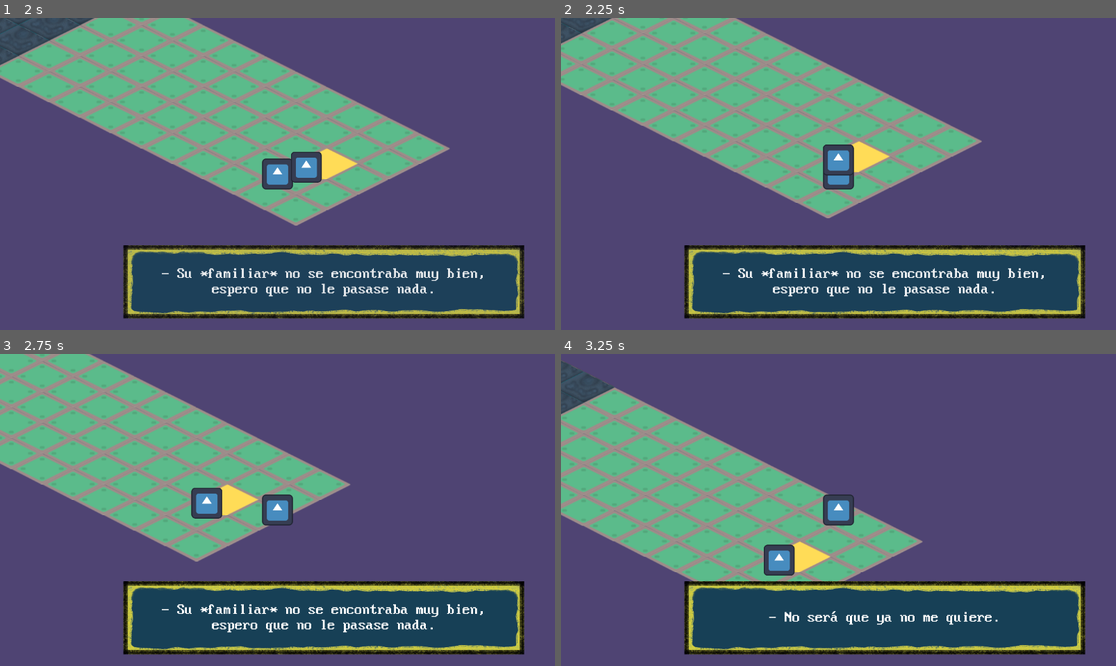
Above: before the commit, frames 1-4 (two rows, left to right).
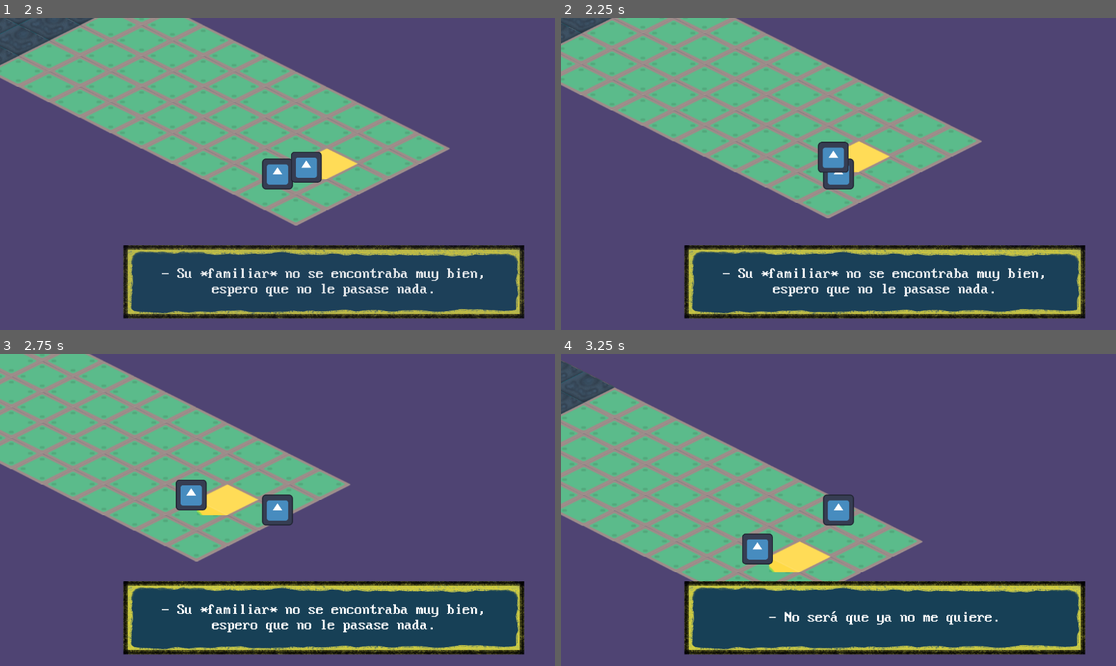
Above: after the commit, the same moments.

Repository: ManuelOteroFernandez/corujam2
Game: Godot game, scene res://LvlOne.tscn
Two runs of this game, one before a commit and one after it. Both use one fixed random seed, a clock stepped at 60 frames per second and the inputs below. This scene is started directly instead of the project's main scene. The engine's default icon, where the game draws it, is replaced by a stand-in: a white triangle on a blue panel in a dark square.
Inputs:
- Up to frame 1 (2 s): tap Enter (ui_accept) at 0.5, 0.77, 1.52 s; hold D (move_right) 0.53-1.28 s; tap E (interact) at 0.6 s; hold S (move_down) from 1.28 s (still down); tap Left (power_01) at 1.35 s
- Up to frame 2 (2.25 s): release S (move_down) at 2.03 s; hold D (move_right) from 2.03 s (still down); hold Up (power_02) from 2.03 s (still down)
- Up to frame 3 (2.75 s): keep holding D (move_right); keep holding Up (power_02)
- Up to frame 4 (3.25 s): release D (move_right) at 2.78 s; release Up (power_02) at 2.78 s; hold W (move_up) from 2.78 s (still down); tap Down (power_03) at 2.85 s; tap Enter (ui_accept) at 3.02 s

Frame 1 is identical in both runs. In frame 2, 0.5% of the frame differs, in the area x 46-53%, y 39-51%; in frame 3, 0.8%; in frame 4, 1.0%, in the area x 32-43%, y 57-72%.

Commit message:
Autostart

Diff:
--- a/level.gd
+++ b/level.gd
@@ -17,6 +17,10 @@
 	manolo.manolo_win_signal.connect(on_manolo_win)
 
 	death_screen.continue_signal.connect(continue_game)
+
+	await get_tree().create_timer(2).timeout
+
+	npc_path.run()
 
 func continue_game():
 	death_screen.hide_screen()
